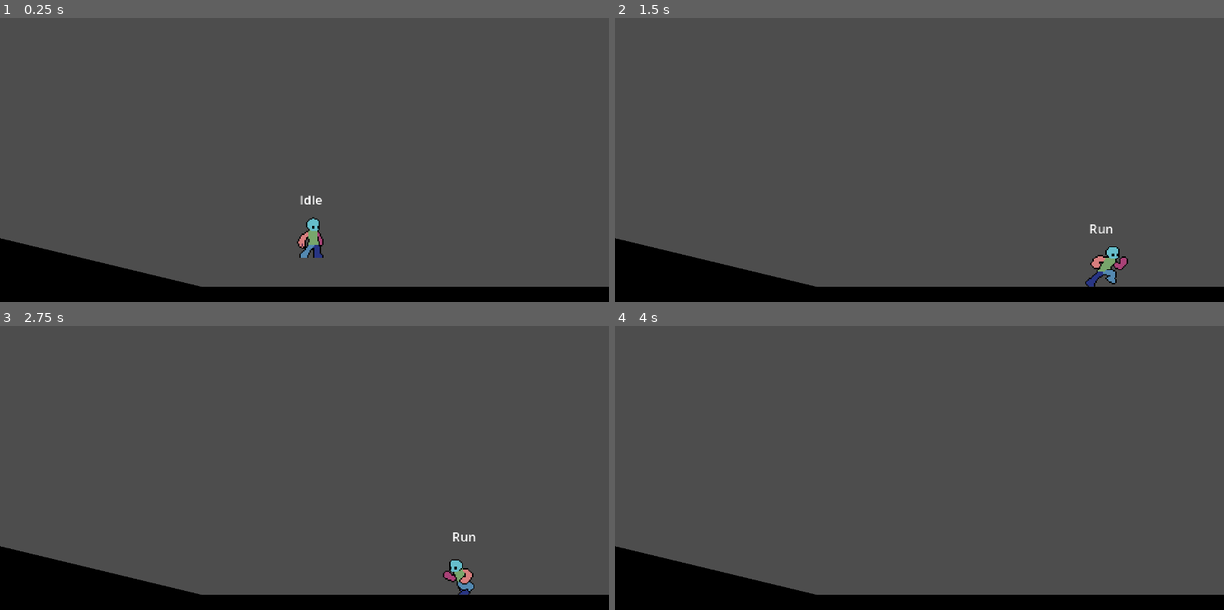
Above: before the commit, frames 1-4 (two rows, left to right).
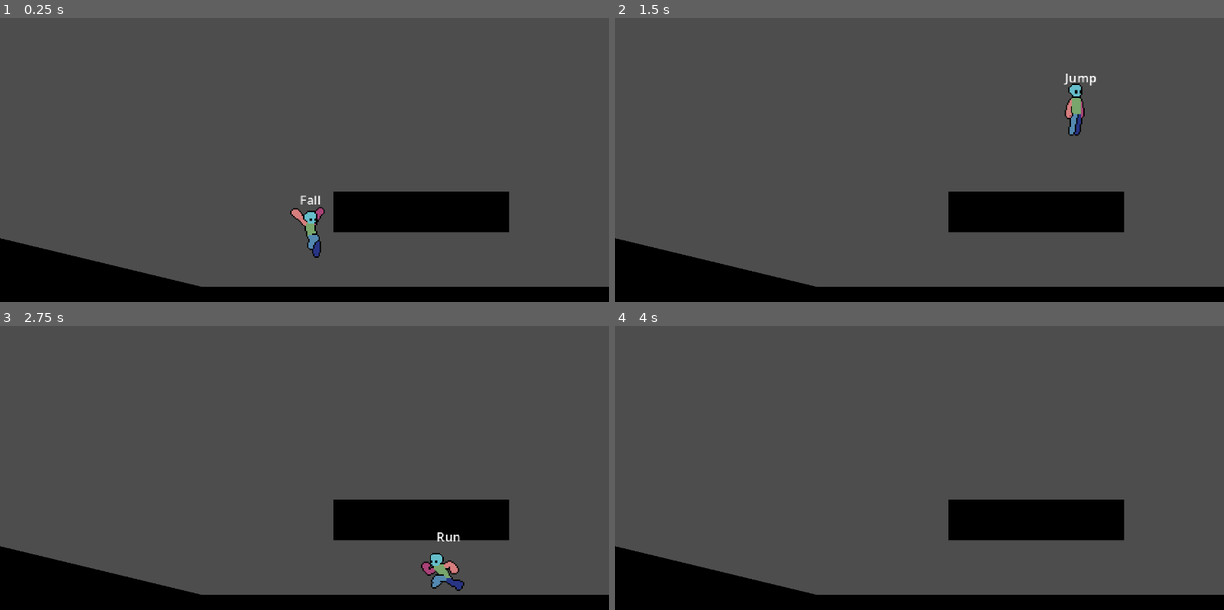
Above: after the commit, the same moments.

Repository: TianJunShi1/harry-forge
Game: Godot game, scene res://playground.tscn
Two runs of this game, one before a commit and one after it. Both use one fixed random seed, a clock stepped at 60 frames per second and the inputs below.
Inputs:
- Up to frame 1 (0.25 s): no input
- Up to frame 2 (1.5 s): tap Enter (ui_accept) at 0.5, 1.35 s; hold Enter (ui_accept) 0.53-1.28 s; hold D (right) from 0.53 s (still down); tap Shift (run) at 0.6 s; tap Space (jump) at 0.77, 1.07 s
- Up to frame 3 (2.75 s): tap Space (jump) at 1.52, 1.55, 1.82, 2.1 s; release D (right) at 2.03 s; hold A (left) from 2.03 s (still down); tap Shift (run) at 2.3 s
- Up to frame 4 (4 s): release A (left) at 2.78 s; hold D (right) from 2.78 s (still down); tap Shift (run) at 2.85 s; tap Space (jump) at 3.02, 3.32, 3.77, 3.8 s; tap Enter (ui_accept) at 3.05 s; hold Enter (ui_accept) from 3.53 s (still down)

The runs differ from the first frame. In frame 1, 4.8% of the frame differs, in the area x 47-84%, y 61-85%; in frame 2, 5.2%, in the area x 54-85%, y 19-95%; in frame 3, 4.9%; in frame 4, 4.2%.

Commit message:
4月13日 状态机jump fall

Diff:
--- /dev/null
+++ b/Player/States/Fall.gd
@@ -0,0 +1,55 @@
+@icon("res://icon/state.svg")
+class_name PlayerstateFall extends Playerstate
+
+# --- 节点与状态引用 ---
+@onready var idle_state: PlayerstateIdle = %Idle
+@onready var run_state: PlayerstateRun = %Run
+@onready var anim: AnimatedSprite2D = $"../../AnimatedSprite2D"
+
+var air_speed: float = 160.0
+
+
+#region /// 核心状态生命周期
+func init() -> void:
+	pass
+
+func enter() -> void:
+	# 进入状态时，播放不循环的短暂过渡动画
+	if anim:
+		anim.play("fall")
+
+func exit() -> void:
+	pass
+#endregion
+
+
+#region /// 帧更新与输入处理
+func handle_input(_event : InputEvent) -> Playerstate:
+	return null
+
+func process(_delta: float) -> Playerstate:
+	# 【动画衔接】如果过渡动画播完了，立刻切换到循环下落动画
+	if anim.animation == "fall" and not anim.is_playing():
+		anim.play("fall_loop")
+
+	# 处理空中面朝方向
+	if player.direction.x < 0:
+		anim.flip_h = true
+	elif player.direction.x > 0:
+		anim.flip_h = false
+	return null
+
+func physics_process(_delta: float) -> Playerstate:
+	# 1. 允许玩家在空中左右移动
+	player.velocity.x = player.direction.x * air_speed
+
+	# 2. 核心逻辑：检查是否落地
+	if player.is_on_floor():
+		# 落地后根据是否有方向输入，决定是站住还是继续跑
+		if player.direction.x == 0:
+			return idle_state
+		else:
+			return run_state
+
+	return null
+#endregion
--- a/Player/States/Idle.gd
+++ b/Player/States/Idle.gd
@@ -3,6 +3,8 @@
 
 # --- 节点与状态引用 ---
 @onready var run_state: PlayerstateRun = %Run
+@onready var jump_state: PlayerstateJump = %Jump
+@onready var fall_state: PlayerstateFall = %Fall
 @onready var anim: AnimatedSprite2D = $"../../AnimatedSprite2D" # 请确保节点名称对应
 
 
@@ -25,6 +27,9 @@
 #region /// 帧更新与输入处理
 ## 处理输入事件。返回目标 Playerstate 以切换状态，返回 null 保持当前状态。
 func handle_input(_event : InputEvent) -> Playerstate:
+	# 如果按下了跳跃键，且在地面上，切换到跳跃状态
+	if _event.is_action_pressed("ui_accept") and player.is_on_floor():
+		return jump_state
 	return null
 
 ## 渲染帧更新（_process）。返回目标 Playerstate 以切换状态，返回 null 保持当前状态。
@@ -33,6 +38,10 @@
 
 ## 物理帧更新（_physics_process）。返回目标 Playerstate 以切换状态，返回 null 保持当前状态。
 func physics_process(_delta: float) -> Playerstate:
+	# 如果突然不在地面上了（比如走出了平台边缘），立刻切换到下落状态
+	if not player.is_on_floor():
+		return fall_state
+	# ... 下面保留你原本的移动逻辑 ...
 	# 1. 检查是否有左右方向输入，如果有，切换到跑动状态
 	if player.direction.x != 0:
 		return run_state
--- /dev/null
+++ b/Player/States/Jump.gd
@@ -0,0 +1,51 @@
+@icon("res://icon/state.svg")
+class_name PlayerstateJump extends Playerstate
+
+# --- 节点与状态引用 ---
+@onready var fall_state: Playerstate = %Fall # 获取下落状态
+@onready var anim: AnimatedSprite2D = $"../../AnimatedSprite2D"
+
+# 跳跃初速度和空中移动速度
+var jump_velocity: float = -400.0
+var air_speed: float = 160.0
+
+
+#region /// 核心状态生命周期
+func init() -> void:
+	pass
+
+func enter() -> void:
+	# 1. 给予向上的速度（负数是向上）
+	player.velocity.y = jump_velocity
+
+	# 2. 播放跳跃动画
+	if anim:
+		anim.play("jump")
+
+func exit() -> void:
+	pass
+#endregion
+
+
+#region /// 帧更新与输入处理
+func handle_input(_event : InputEvent) -> Playerstate:
+	return null
+
+func process(_delta: float) -> Playerstate:
+	# 处理空中面朝方向 (放在 process 保证画面无延迟)
+	if player.direction.x < 0:
+		anim.flip_h = true
+	elif player.direction.x > 0:
+		anim.flip_h = false
+	return null
+
+func physics_process(_delta: float) -> Playerstate:
+	# 1. 允许玩家在空中左右移动
+	player.velocity.x = player.direction.x * air_speed
+
+	# 2. 核心逻辑：当速度大于等于 0 时（到达最高点），立刻切换到下落状态
+	if player.velocity.y >= 0:
+		return fall_state
+
+	return null
+#endregion
--- a/Player/States/Run.gd
+++ b/Player/States/Run.gd
@@ -3,6 +3,8 @@
 
 # --- 节点与状态引用 ---
 @onready var idle_state: PlayerstateIdle = %Idle
+@onready var jump_state: PlayerstateJump = %Jump
+@onready var fall_state: PlayerstateFall = %Fall
 @onready var anim: AnimatedSprite2D = $"../../AnimatedSprite2D"
 
 var move_speed: float = 150.0
@@ -25,6 +27,9 @@
 
 #region /// 帧更新与输入处理
 func handle_input(_event : InputEvent) -> Playerstate:
+	# 如果按下了跳跃键，且在地面上，切换到跳跃状态
+	if _event.is_action_pressed("ui_accept") and player.is_on_floor():
+		return jump_state
 	return null
 
 func process(_delta: float) -> Playerstate:
@@ -33,6 +38,10 @@
 	return null
 
 func physics_process(_delta: float) -> Playerstate:
+	# 如果突然不在地面上了（比如走出了平台边缘），立刻切换到下落状态
+	if not player.is_on_floor():
+		return fall_state
+	# ... 下面保留你原本的移动逻辑 ...
 	# 1. 检查状态切换
 	if player.direction.x == 0:
 		return idle_state
--- a/Player/player.tscn
+++ b/Player/player.tscn
@@ -3,8 +3,41 @@
 [ext_resource type="Script" uid="uid://cgrcn4buuu0ng" path="res://Player/Scripts/player.gd" id="1_l8h54"]
 [ext_resource type="Script" uid="uid://bro4nsstvllxs" path="res://Player/States/Idle.gd" id="2_4ntmi"]
 [ext_resource type="Script" uid="uid://b7l5lpxdsyacd" path="res://Player/States/Run.gd" id="3_btcbx"]
+[ext_resource type="Script" uid="uid://bwoyxf00pkawv" path="res://Player/States/Jump.gd" id="4_00tjw"]
 [ext_resource type="Texture2D" uid="uid://bo16yydnf0ow2" path="res://Player/Sprites/male_hero_template-idle.png" id="4_gwnis"]
+[ext_resource type="Texture2D" uid="uid://dsl1gdwh7ojbc" path="res://Player/Sprites/male_hero_template-fall.png" id="4_vtle1"]
+[ext_resource type="Texture2D" uid="uid://coey1dq8uaeoj" path="res://Player/Sprites/male_hero_template-jump.png" id="5_fhl08"]
 [ext_resource type="Texture2D" uid="uid://cb7lo8w2sycg5" path="res://Player/Sprites/male_hero_template-run.png" id="5_k53q1"]
+[ext_resource type="Texture2D" uid="uid://5b106pwg6qd2" path="res://Player/Sprites/male_hero_template-fall_loop.png" id="5_od3ui"]
+[ext_resource type="Script" uid="uid://dnciec7hj64bm" path="res://Player/States/Fall.gd" id="5_x3vf3"]
+
+[sub_resource type="AtlasTexture" id="AtlasTexture_bbimk"]
+atlas = ExtResource("4_vtle1")
+region = Rect2(0, 0, 128, 128)
+
+[sub_resource type="AtlasTexture" id="AtlasTexture_m0h3t"]
+atlas = ExtResource("4_vtle1")
+region = Rect2(128, 0, 128, 128)
+
+[sub_resource type="AtlasTexture" id="AtlasTexture_i4o1l"]
+atlas = ExtResource("4_vtle1")
+region = Rect2(256, 0, 128, 128)
+
+[sub_resource type="AtlasTexture" id="AtlasTexture_j2n6q"]
+atlas = ExtResource("4_vtle1")
+region = Rect2(384, 0, 128, 128)
+
+[sub_resource type="AtlasTexture" id="AtlasTexture_c6x0f"]
+atlas = ExtResource("5_od3ui")
+region = Rect2(0, 0, 128, 128)
+
+[sub_resource type="AtlasTexture" id="AtlasTexture_jp1hh"]
+atlas = ExtResource("5_od3ui")
+region = Rect2(128, 0, 128, 128)
+
+[sub_resource type="AtlasTexture" id="AtlasTexture_qs4pp"]
+atlas = ExtResource("5_od3ui")
+region = Rect2(256, 0, 128, 128)
 
 [sub_resource type="AtlasTexture" id="AtlasTexture_k53q1"]
 atlas = ExtResource("4_gwnis")
@@ -45,6 +78,30 @@
 [sub_resource type="AtlasTexture" id="AtlasTexture_gu6f8"]
 atlas = ExtResource("4_gwnis")
 region = Rect2(1152, 0, 128, 128)
+
+[sub_resource type="AtlasTexture" id="AtlasTexture_qemgg"]
+atlas = ExtResource("5_fhl08")
+region = Rect2(0, 0, 128, 128)
+
+[sub_resource type="AtlasTexture" id="AtlasTexture_8viyr"]
+atlas = ExtResource("5_fhl08")
+region = Rect2(128, 0, 128, 128)
+
+[sub_resource type="AtlasTexture" id="AtlasTexture_sm0op"]
+atlas = ExtResource("5_fhl08")
+region = Rect2(256, 0, 128, 128)
+
+[sub_resource type="AtlasTexture" id="AtlasTexture_76lrf"]
+atlas = ExtResource("5_fhl08")
+region = Rect2(384, 0, 128, 128)
+
+[sub_resource type="AtlasTexture" id="AtlasTexture_efx54"]
+atlas = ExtResource("5_fhl08")
+region = Rect2(512, 0, 128, 128)
+
+[sub_resource type="AtlasTexture" id="AtlasTexture_755ss"]
+atlas = ExtResource("5_fhl08")
+region = Rect2(640, 0, 128, 128)
 
 [sub_resource type="AtlasTexture" id="AtlasTexture_dkpta"]
 atlas = ExtResource("5_k53q1")
@@ -90,6 +147,37 @@
 animations = [{
 "frames": [{
 "duration": 1.0,
+"texture": SubResource("AtlasTexture_bbimk")
+}, {
+"duration": 1.0,
+"texture": SubResource("AtlasTexture_m0h3t")
+}, {
+"duration": 1.0,
+"texture": SubResource("AtlasTexture_i4o1l")
+}, {
+"duration": 1.0,
+"texture": SubResource("AtlasTexture_j2n6q")
+}],
+"loop": false,
+"name": &"fall",
+"speed": 15.0
+}, {
+"frames": [{
+"duration": 1.0,
+"texture": SubResource("AtlasTexture_c6x0f")
+}, {
+"duration": 1.0,
+"texture": SubResource("AtlasTexture_jp1hh")
+}, {
+"duration": 1.0,
+"texture": SubResource("AtlasTexture_qs4pp")
+}],
+"loop": true,
+"name": &"fall_loop",
+"speed": 15.0
+}, {
+"frames": [{
+"duration": 1.0,
 "texture": SubResource("AtlasTexture_k53q1")
 }, {
 "duration": 1.0,
@@ -121,6 +209,29 @@
 }],
 "loop": true,
 "name": &"idle",
+"speed": 15.0
+}, {
+"frames": [{
+"duration": 1.0,
+"texture": SubResource("AtlasTexture_qemgg")
+}, {
+"duration": 1.0,
+"texture": SubResource("AtlasTexture_8viyr")
+}, {
+"duration": 1.0,
+"texture": SubResource("AtlasTexture_sm0op")
+}, {
+"duration": 1.0,
+"texture": SubResource("AtlasTexture_76lrf")
+}, {
+"duration": 1.0,
+"texture": SubResource("AtlasTexture_efx54")
+}, {
+"duration": 1.0,
+"texture": SubResource("AtlasTexture_755ss")
+}],
+"loop": false,
+"name": &"jump",
 "speed": 15.0
 }, {
 "frames": [{
@@ -175,12 +286,19 @@
 unique_name_in_owner = true
 script = ExtResource("3_btcbx")
 
-[node name="Node" type="Node" parent="states" unique_id=1737070005]
+[node name="Jump" type="Node" parent="states" unique_id=1737070005]
+unique_name_in_owner = true
+script = ExtResource("4_00tjw")
+
+[node name="Fall" type="Node" parent="states" unique_id=416018493]
+unique_name_in_owner = true
+script = ExtResource("5_x3vf3")
 
 [node name="AnimatedSprite2D" type="AnimatedSprite2D" parent="." unique_id=579198571]
 position = Vector2(0, -16)
 sprite_frames = SubResource("SpriteFrames_btcbx")
-animation = &"idle"
+animation = &"fall_loop"
+frame_progress = 0.053562853
 
 [node name="CollisionShape2D" type="CollisionShape2D" parent="." unique_id=923999458]
 position = Vector2(0, -14)
--- a/playground.tscn
+++ b/playground.tscn
@@ -15,25 +15,35 @@
 
 [node name="playground" type="Node2D" unique_id=137952217]
 
-[node name="Sprite2D" type="Sprite2D" parent="." unique_id=1661634109]
+[node name="Block1" type="Sprite2D" parent="." unique_id=1661634109]
 position = Vector2(235, 273.99997)
 scale = Vector2(15.687499, 1)
 texture = SubResource("GradientTexture2D_rupst")
 
-[node name="StaticBody2D" type="StaticBody2D" parent="Sprite2D" unique_id=382336470]
+[node name="StaticBody2D" type="StaticBody2D" parent="Block1" unique_id=382336470]
 
-[node name="CollisionShape2D" type="CollisionShape2D" parent="Sprite2D/StaticBody2D" unique_id=219409198]
+[node name="CollisionShape2D" type="CollisionShape2D" parent="Block1/StaticBody2D" unique_id=219409198]
 shape = SubResource("RectangleShape2D_edjgo")
 
-[node name="Sprite2D2" type="Sprite2D" parent="." unique_id=1936110618]
+[node name="Block2" type="Sprite2D" parent="." unique_id=1936110618]
 position = Vector2(38, 269.00003)
 rotation = 0.23683949
 scale = Vector2(7.34357, 2.4436362)
 texture = SubResource("GradientTexture2D_rupst")
 
-[node name="StaticBody2D" type="StaticBody2D" parent="Sprite2D2" unique_id=95452316]
+[node name="StaticBody2D" type="StaticBody2D" parent="Block2" unique_id=95452316]
 
-[node name="CollisionShape2D" type="CollisionShape2D" parent="Sprite2D2/StaticBody2D" unique_id=1777122462]
+[node name="CollisionShape2D" type="CollisionShape2D" parent="Block2/StaticBody2D" unique_id=1777122462]
+shape = SubResource("RectangleShape2D_edjgo")
+
+[node name="Block3" type="Sprite2D" parent="." unique_id=2146035355]
+position = Vector2(332.00003, 199)
+scale = Vector2(4.3274975, 1)
+texture = SubResource("GradientTexture2D_rupst")
+
+[node name="StaticBody2D" type="StaticBody2D" parent="Block3" unique_id=1547080523]
+
+[node name="CollisionShape2D" type="CollisionShape2D" parent="Block3/StaticBody2D" unique_id=752968957]
 shape = SubResource("RectangleShape2D_edjgo")
 
 [node name="Player" parent="." unique_id=330197014 instance=ExtResource("1_rupst")]
Not shown, added: Player/States/Fall.gd.uid
Not shown, added: Player/States/Jump.gd.uid
